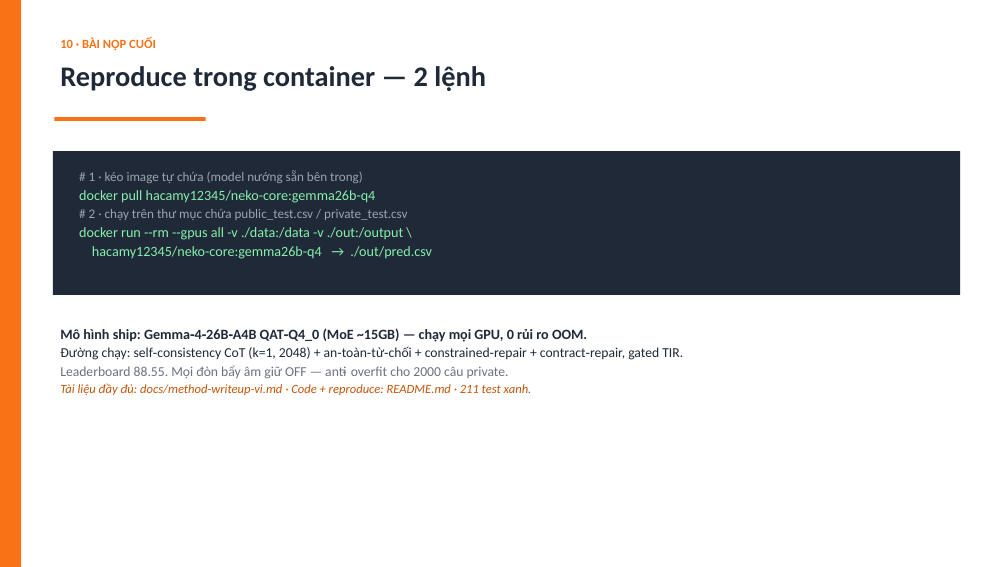
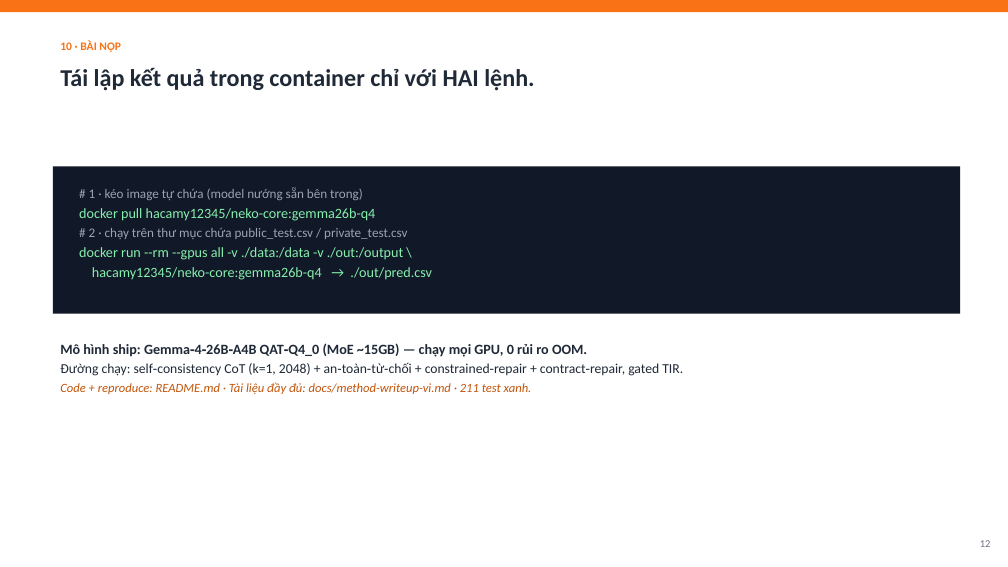
Before and after one commit to meiiie/bang_c, a slide deck: slide 12 of docs/Neko-Core-Thuyet-minh-phuong-phap.pptx (slide 11 before the commit). Drawn at 1008x567 pixels with LibreOffice and Linux fonts; fonts in the diff are those of the drawing. Boxes give left, top, right and bottom in pixels: in the first picture for what was removed or moved away, otherwise in the second. Text is boxed around its words. In the diff, an @@ line names an element or a change of style, - is before the commit and + after.

```diff
--- a/docs/Neko-Core-Thuyet-minh-phuong-phap.pptx
+++ b/docs/Neko-Core-Thuyet-minh-phuong-phap.pptx
@@ rectangle removed at [0, 0, 21, 567] @@
@@ rectangle added at [0, 0, 1008, 12], fill #F97316 @@
@@ text at [60, 40, 121, 52]: text changed; size 12 to 11 pt @@
-10 · BÀI NỘP CUỐI
+10 · BÀI NỘP
@@ text at [60, 67, 534, 91]: text changed; size 27 to 23 pt @@
-Reproduce trong container — 2 lệnh
+Tái lập kết quả trong container chỉ với HAI lệnh.
@@ rectangle removed at [54, 117, 206, 121] @@
@@ rectangle: place and size @@
-rectangle at [53, 151, 960, 295]
+rectangle at [53, 166, 960, 314]
@@ rectangle at [53, 166, 960, 314]: fill #1F2937 to #111827 @@
@@ text "# 1 · kéo image ...": place and size @@
-text "# 1 · kéo image ..." at [79, 170, 432, 259]
+text "# 1 · kéo image ..." at [79, 187, 432, 280]
@@ text "# 1 · kéo image ..." at [79, 187, 432, 280]: more space between paragraphs @@
@@ text "Mô hình ship: Gemma‑4‑26B‑A4B QAT‑Q4_0 ...": place and size @@
-text "Mô hình ship: Gemma‑4‑26B‑A4B QAT‑Q4_0 ..." at [60, 328, 683, 395]
+text "Mô hình ship: Gemma‑4‑26B‑A4B QAT‑Q4_0 ..." at [60, 343, 683, 394]
@@ text at [60, 343, 683, 376]: more space between paragraphs @@
@@ text at [60, 382, 532, 394]: text changed @@
-Leaderboard 88.55. Mọi đòn bẩy âm giữ OFF — anti‑overfit cho 2000 câu private.
-Tài liệu đầy đủ: docs/method-writeup-vi.md · Code + reproduce: README.md · 211 test xanh.
+Code + reproduce: README.md · Tài liệu đầy đủ: docs/method-writeup-vi.md · 211 test xanh.
@@ text added at [980, 540, 991, 547], 10 pt, text #6B7280 @@
+12
```
Also in this commit, not shown: 9 other slides changed, 3 slides added, 2 slides removed, 1 other file.
